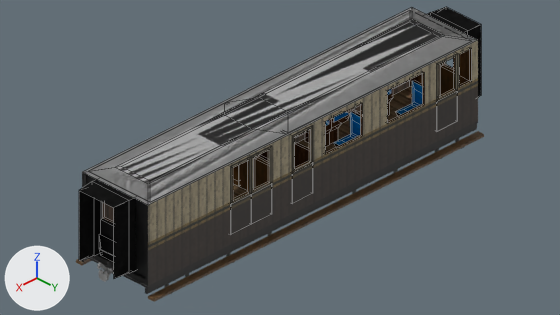
An edit to the Blender file src/main/assets/immersiverailroading/models/rolling_stock/kitsune_sur_102a6_coaches/sur_102a6_bso.blend, drawn before and after from the same camera.
The view is the same before and after, from the file's camera 'Camera'. Every picture has the same lights, and +X, +Y and +Z are marked at lower left. Mesh edges are drawn as thin lines on the coarser meshes.

The older version as bpy lines, for what is in view:
```python
me_cube_019 = bpy.data.meshes.new('Cube.019')
me_cube_019.from_pydata(...)  # 60 vertices, 42 faces; spans x -13.5..4.5, y -5.0..5.0, z -9.0..9.0
me_cube_019.materials.append(mat_seat)  # picture img_seat_png
me_cube_042 = bpy.data.meshes.new('Cube.042')
me_cube_042.from_pydata(...)  # 24 vertices, 15 faces; spans x -5.0..5.0, y -1.0..1.0, z 2.0..2.13
me_cube_042.polygons.foreach_set('use_smooth', [True] * 15)
me_cube_042.materials.append(mat_base_001)  # picture img_base_png_001
ob_bench_002 = bpy.data.objects.new('bench.002', me_cube_019)
ob_bench_002.location = (-2.16, -0.62, 1.12)
ob_bench_002.rotation_euler = (0.0, 0.0, 9.425)  # degrees (0, 0, 180)
ob_bench_002.scale = (0.0625, 0.0625, 0.0625)
ob_bench_003 = bpy.data.objects.new('bench.003', me_cube_019)
ob_bench_003.location = (-2.16, 0.62, 1.12)
ob_bench_003.rotation_euler = (0.0, 0.0, 9.425)  # degrees (0, 0, 180)
ob_bench_003.scale = (0.0625, 0.0625, 0.0625)
ob_shell_wood_roof_001 = bpy.data.objects.new('SHELL_WOOD_roof.001', me_cube_042)
ob_shell_wood_roof_001.location = (0.0, 0.0, 0.44)
# also in view: 'SHELL_WOOD_roof' at (0.0, 0.0, 2.5); 'DOOR_1_CONNECTING' at (-4.91, 0.25, 1.53); 'DOOR_5_EXTERNAL' at (0.31, 0.97, 1.53); 'FRAME' at (0.03, 0.0, 1.15); 'corridor_front' at (-5.22, 0.0, 1.53)
```
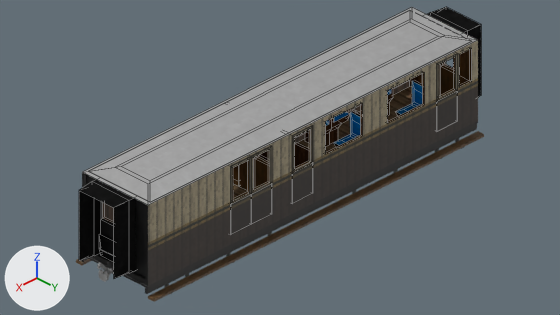
Scene script edits in JSON lines:
```json
{"block": "me_cube_042", "where": "me_cube_042.from_pydata(...)  # 24 vertices, 15 faces; spans x -5.0..5.0, y -1.0..1.0, z 2.0..2.13"}
{"block": "me_cube_042", "where": "# used by ob_shell_wood_roof_001; location = (0.0, 0.0, 0.44)"}
{"op": "remove", "block": "me_cube_042", "code": "me_cube_042.materials.append(mat_base_001)  # picture img_base_png_001"}
{"block": "me_cube_042", "change": "me_cube_042 part 1: the loose piece of 8 vertices spanning x -5.0..5.0, y -1.0..1.0, z 2.0..2.13 is deleted"}
{"op": "add", "block": "me_cube_042", "code": "me_cube_042.materials.append(mat_base)  # picture img_base_png"}
```

Where the change shows, as pixel boxes [x1, y1, x2, y2] in the pictures (560 x 315 px):
```json
{"object": "SHELL_WOOD_roof.001", "change": "reshaped", "before": [116, 19, 444, 183], "on screen": "not visible afterwards"}
{"object": "DOOR_5_EXTERNAL", "change": "unchanged, covered by the edit", "before": [292, 125, 313, 204], "after": [294, 129, 311, 170]}
{"object": "DOOR_11_EXTERNAL", "change": "unchanged, covered by the edit", "before": [251, 146, 272, 224], "after": [253, 149, 270, 190]}
{"object": "DOOR_7_EXTERNAL", "change": "unchanged, covered by the edit", "before": [437, 53, 457, 131], "after": [439, 57, 455, 97]}
{"object": "DOOR_13_EXTERNAL", "change": "unchanged, covered by the edit", "before": [231, 156, 251, 234], "after": [233, 160, 249, 200]}
```
